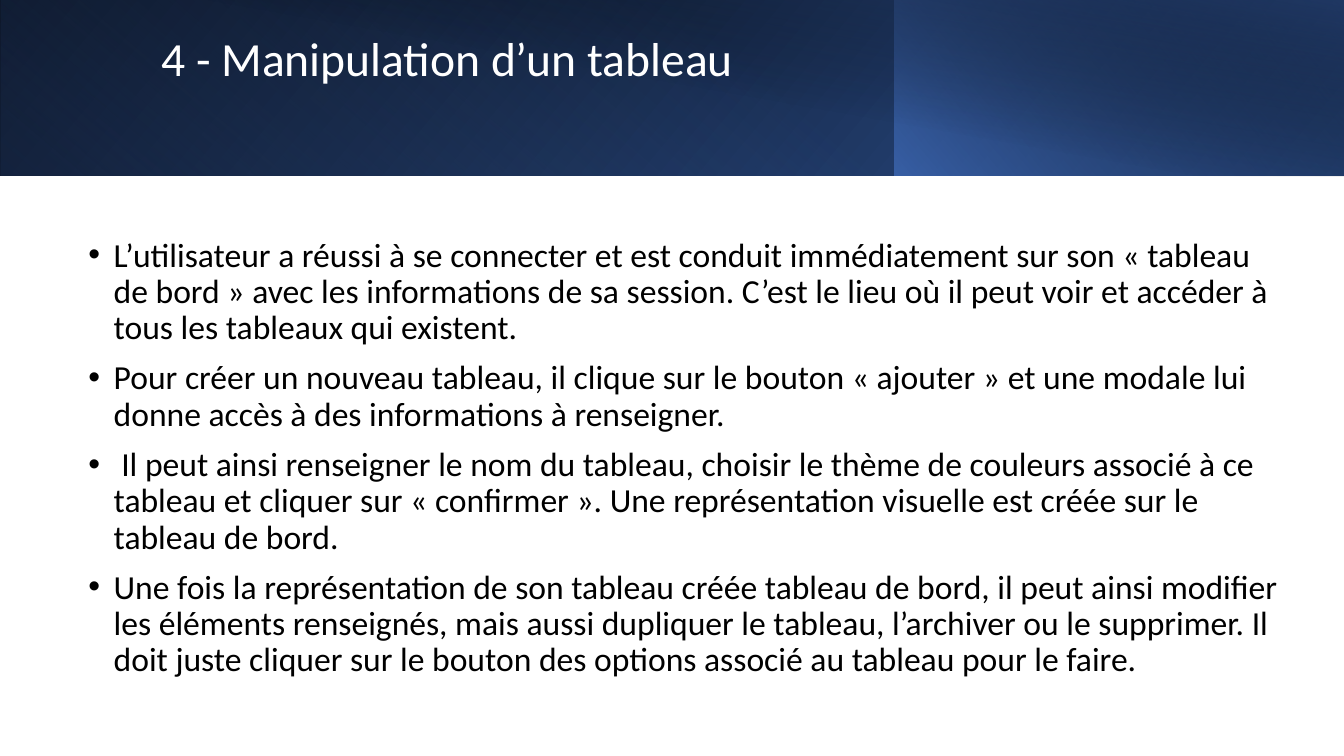
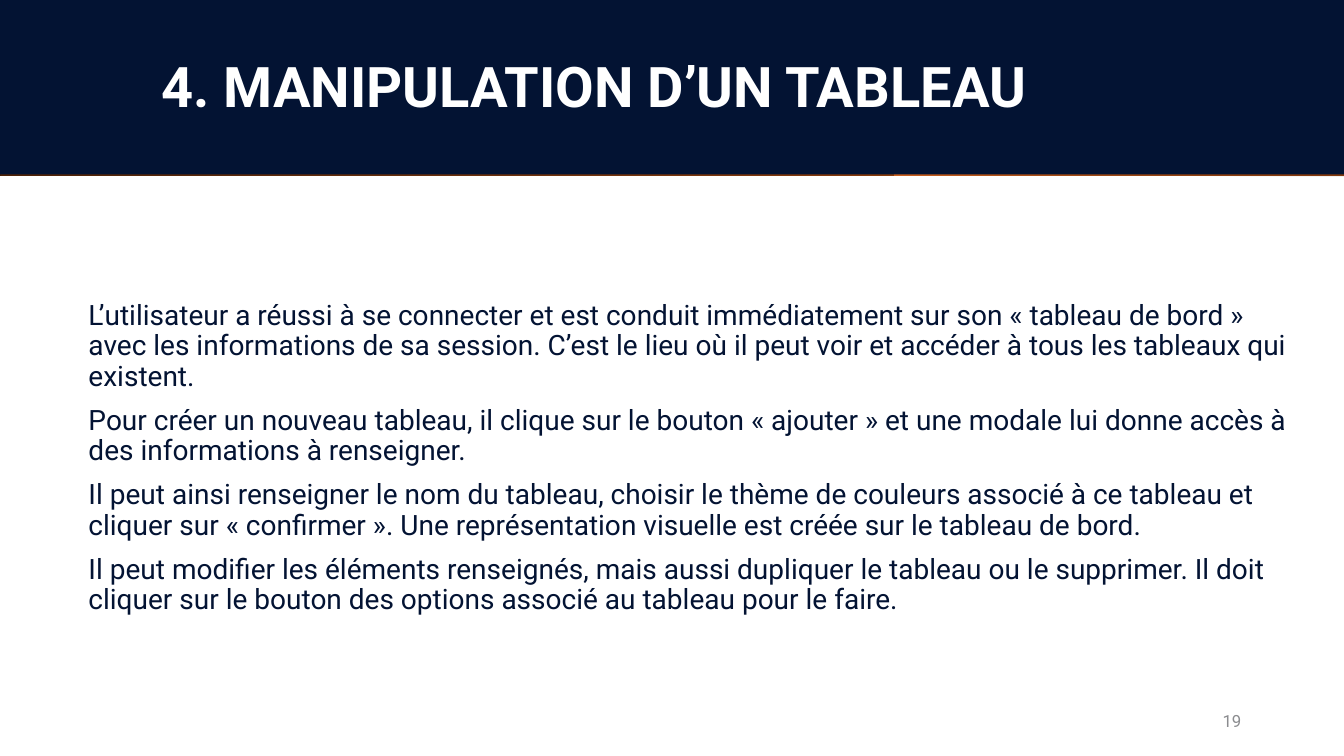
Before and after one commit to mrstph/project-calista, a slide deck: slide 19 of dossier-analyse/dossier-analyse.pptx (slide 18 before the commit). Drawn at 1344x756 pixels with LibreOffice and Linux fonts; fonts in the diff are those of the drawing. Boxes give left, top, right and bottom in pixels: in the first picture for what was removed or moved away, otherwise in the second. Text is boxed around its words. In the diff, an @@ line names an element or a change of style, - is before the commit and + after.

```diff
--- a/dossier-analyse/dossier-analyse.pptx
+++ b/dossier-analyse/dossier-analyse.pptx
@@ rectangle at box(0, 0, 1344, 175): fill gradient #000000 to #2F5597 to gradient #000000 to #C2530F @@
@@ rectangle at box(0, 0, 895, 175): fill gradient #4472C4 to #203864 to gradient #EE7429 to #81380A @@
@@ rectangle added at box(0, 0, 1344, 174), fill #031333 @@
@@ rectangle at box(50, 0, 1344, 176): fill gradient #000000 to #203864 to gradient #000000 to #81380A @@
@@ rectangle at box(894, 0, 1344, 175): fill gradient #4472C4 to #000000 to gradient #EE7429 to #000000 @@
@@ title at box(161, 65, 1027, 108): text changed; size 34 to 40 pt; font Calibri to Roboto; bold on @@
-4 - Manipulation d’un tableau
+4. MANIPULATION D’UN TABLEAU
@@ text at box(88, 304, 1285, 541): size 24 to 20 pt, font Calibri to Roboto, text colour #000000 to #031333 in "L’utilisateur a réussi à se connecter et ...", "Pour créer un nouveau tableau, il clique ...", "Il peut ainsi renseigner le nom du ..."; bullet • to none @@
@@ text at box(88, 557, 1264, 615): text changed; size 24 to 20 pt; font Calibri to Roboto; text colour #000000 to #031333 @@
-• Une fois la représentation de son tableau créée tableau de bord, il peut ainsi modifier les éléments renseignés, mais aussi dupliquer le tableau, l’archiver ou le supprimer. Il doit juste cliquer sur le bouton des options associé au tableau pour le faire.
+Il peut modifier les éléments renseignés, mais aussi dupliquer le tableau ou le supprimer. Il doit cliquer sur le bouton des options associé au tableau pour le faire.
@@ page number added at box(1223, 715, 1242, 727), 12 pt, text #8C8C90 @@
+19
```
Also in this commit, not shown: 42 other slides changed, 4 slides added, 1 slide removed, 37 other files.
